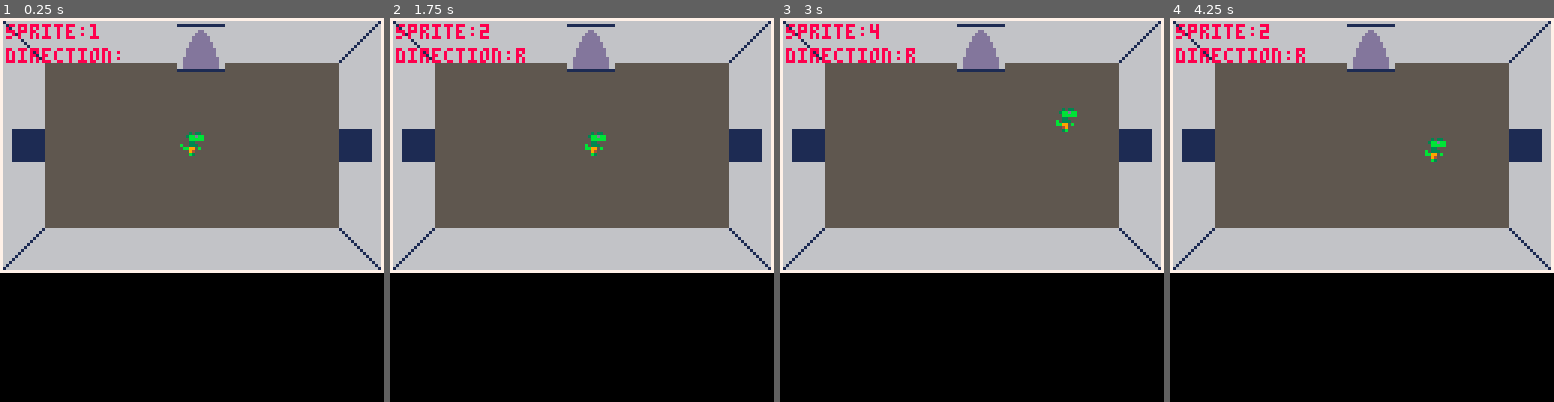
Above: before the commit, frames 1-4 (left to right).
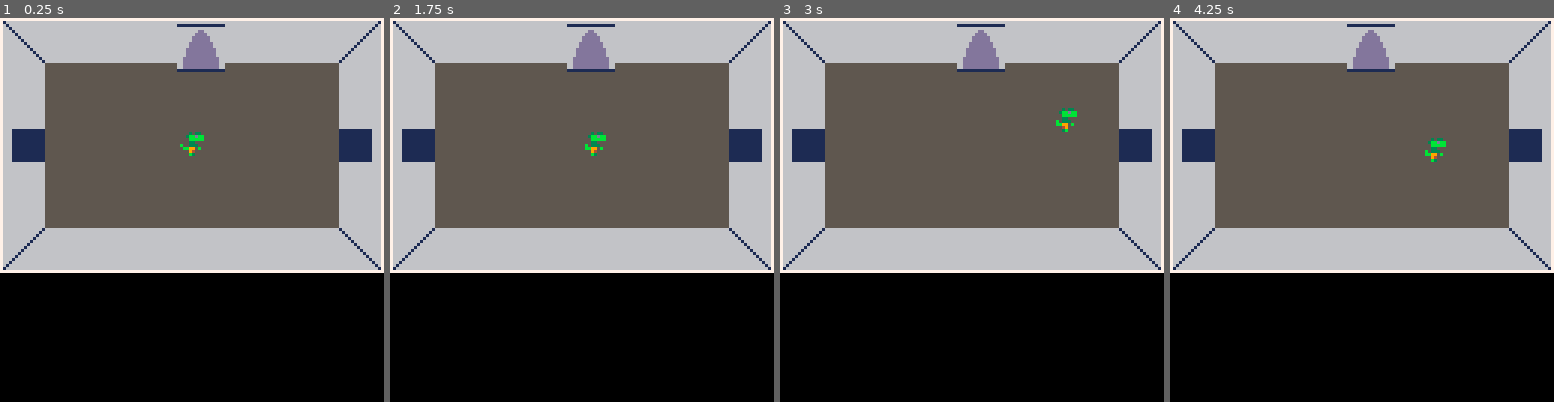
Above: after the commit, the same moments.

Repository: robotspacefish/dungeon_dino
Game: PICO-8 cartridge dungeon_dino.p8
Same seed, same stepped clock (60 frames per second), same inputs: the game is played once before the commit and once after it.
Inputs:
- Up to frame 1 (0.25 s): no input
- Up to frame 2 (1.75 s): hold Right from 1.6 s (still down)
- Up to frame 3 (3 s): release Right at 2.1 s; hold Up 2.15-2.42 s; hold Right from 2.47 s (still down)
- Up to frame 4 (4.25 s): release Right at 3.03 s; hold Left 3.08-3.58 s; hold Down 3.63-3.97 s; hold Right from 4.02 s (still down)

The runs differ from the first frame. In frame 1, 0.9% of the frame differs, in the area x 1-32%, y 1-12%; in frame 2, 1.0%, in the area x 1-36%, y 1-12%; in frame 3, 1.0%; in frame 4, 1.0%.

Commit message:
remove commented out code

Diff:
--- a/dungeon_dino.p8
+++ b/dungeon_dino.p8
@@ -43,9 +43,7 @@
 
 ------- player.draw --------------
 player.draw=function()
-		--player
 		spr(player.sprite,player.x,player.y,1,1,player.flp)
-		print_debug()
 end
 
 ------- player.update --------------
